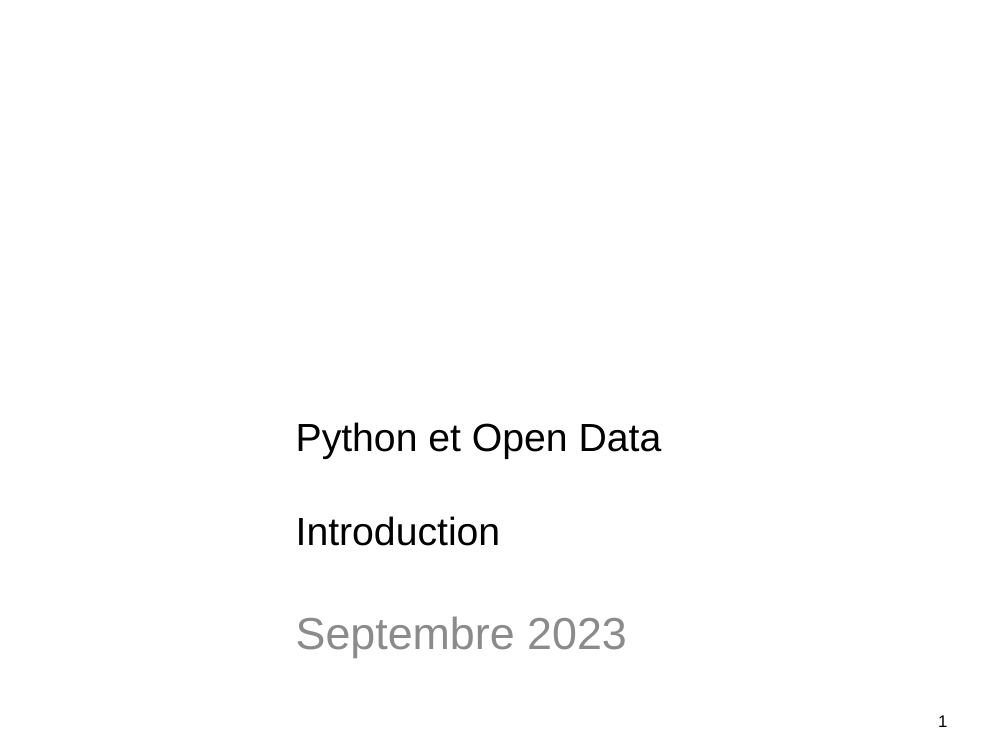
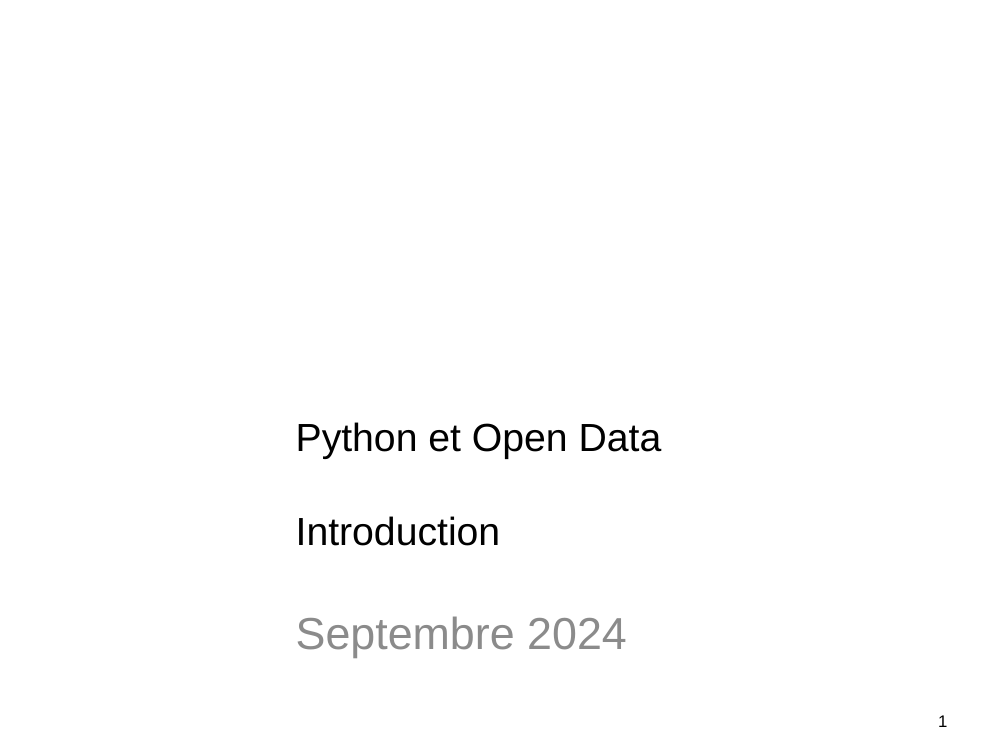
Before and after one commit to alemaitr/python_opendata_l2, a slide deck: slide 1 of coursIntro.pptx. Drawn at 1008x756 pixels with LibreOffice and Linux fonts; fonts in the diff are those of the drawing; background and template pictures are left out. Boxes give left, top, right and bottom in pixels: in the first picture for what was removed or moved away, otherwise in the second. Text is boxed around its words. In the diff, an @@ line names an element or a change of style, - is before the commit and + after.

```diff
--- a/coursIntro.pptx
+++ b/coursIntro.pptx
@@ subtitle at box(296, 616, 627, 658): text changed @@
-Septembre 2023
+Septembre 2024
```
Also in this commit, not shown: 2 other slides changed.
